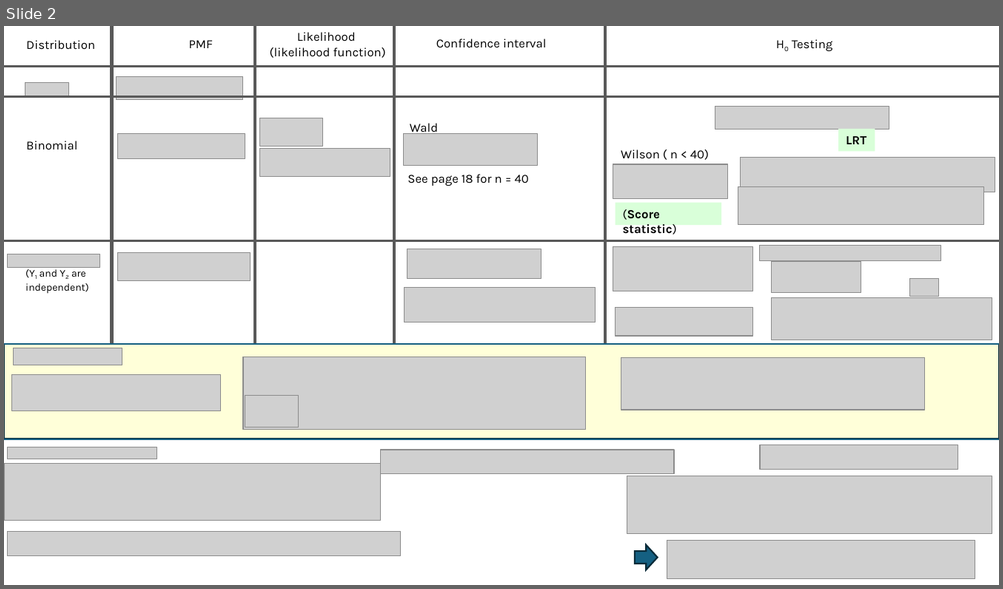
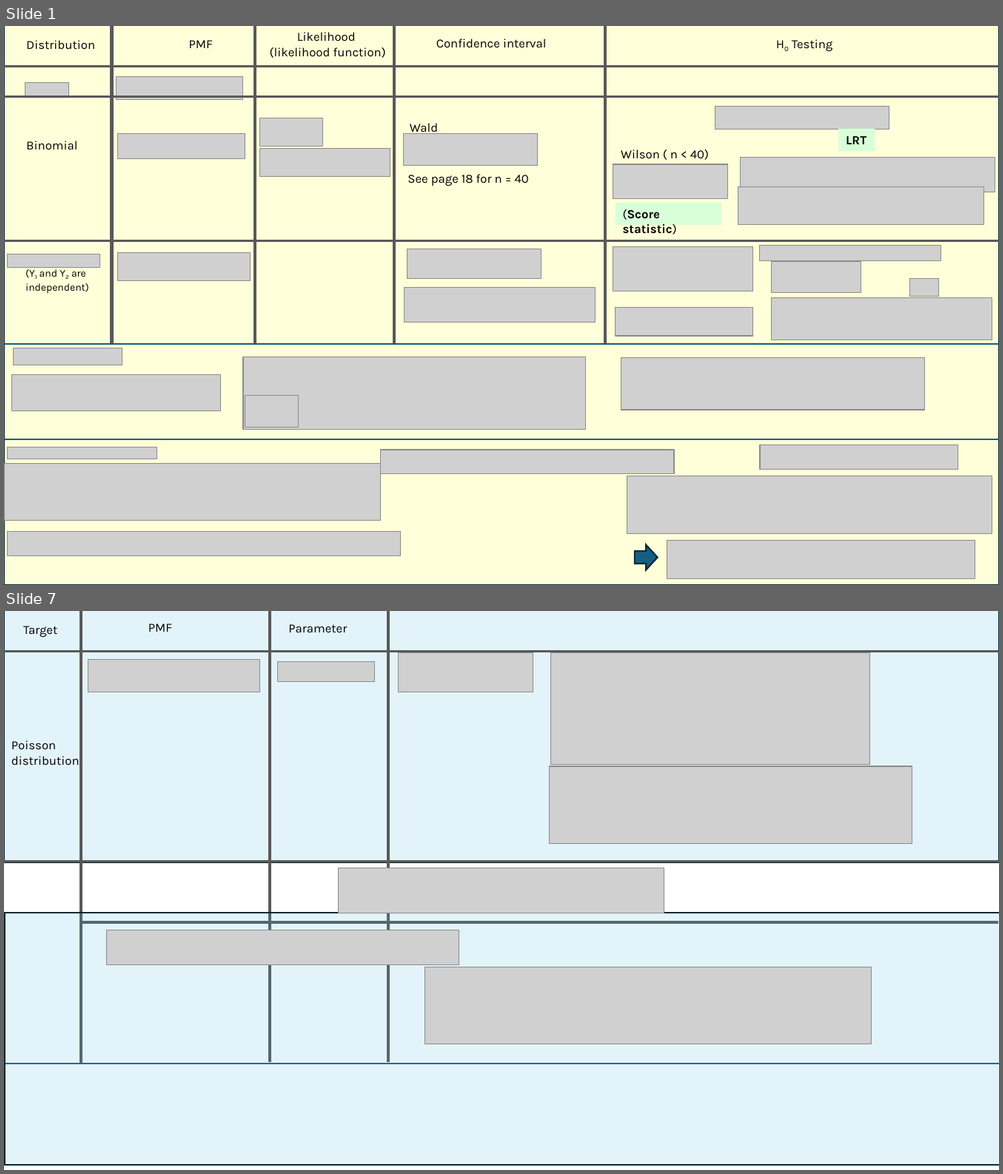
Before and after one commit to koohong/Discrete_271, a slide deck: summary.pptx. Shown one above the other, each under a label of ours: slide 2 before the commit, slides 1 and 7 after it; the slides between them are not shown. The pictures are 1003x589 and 1003x1174 pixels, drawn with LibreOffice and Linux fonts; fonts in the diff are those of the drawing; grey boxes stand for pictures. Boxes give left, top, right and bottom in pixels: in the first picture for what was removed or moved away, otherwise in the second. Text is boxed around its words. In the diff, an @@ line names an element or a change of style, - is before the commit and + after.

```diff
--- a/summary.pptx
+++ b/summary.pptx
@@ slide 7 added at (x1=4, y1=611, x2=999, y2=1170), background #FFFFFF @@
@@ rectangle added at (x1=4, y1=611, x2=999, y2=863), fill #46B1E1 at 15% opacity, outline #092A39 1.5 pt @@
@@ text added at (x1=23, y1=626, x2=57, y2=637), 12 pt, text #000000 @@
+Target
@@ line added from (81, 611) to (81, 1064), #595959 3 pt @@
@@ text added at (x1=148, y1=624, x2=172, y2=632), 12 pt, text #000000 @@
+PMF
@@ line added from (270, 611) to (270, 1063), #595959 3 pt @@
@@ text added at (x1=288, y1=624, x2=347, y2=632), 12 pt, text #000000 @@
+Parameter
@@ line added from (388, 611) to (388, 1063), #595959 3 pt @@
@@ line added from (4, 651) to (999, 651), #595959 2.25 pt @@
@@ picture added at (x1=398, y1=652, x2=533, y2=692) @@
@@ picture added at (x1=551, y1=652, x2=870, y2=765) @@
@@ picture added at (x1=88, y1=660, x2=260, y2=692) @@
@@ picture added at (x1=278, y1=662, x2=375, y2=682) @@
@@ text added at (x1=11, y1=741, x2=79, y2=766), 12 pt, text #000000 @@
+Poisson distribution
@@ picture added at (x1=549, y1=766, x2=912, y2=843) @@
@@ line added from (4, 862) to (999, 862), #595959 2.25 pt @@
@@ picture added at (x1=338, y1=869, x2=663, y2=913) @@
@@ rectangle added at (x1=5, y1=913, x2=999, y2=1165), fill #46B1E1 at 15% opacity, outline #092A39 1.5 pt @@
@@ line added from (81, 923) to (998, 923), #595959 2.25 pt @@
@@ picture added at (x1=106, y1=931, x2=459, y2=965) @@
@@ picture added at (x1=425, y1=968, x2=871, y2=1045) @@
@@ line added from (4, 1064) to (999, 1064), #156082 1.5 pt @@
@@ what was slide 2 is now slide 1 @@
@@ slide 1 changed as well @@
@@ rectangle resized from (x1=4, y1=344, x2=999, y2=439) to (x1=4, y1=26, x2=999, y2=585) @@
```
Also in this commit, not shown: 6 other slides added, 1 slide removed, 58 other files.
